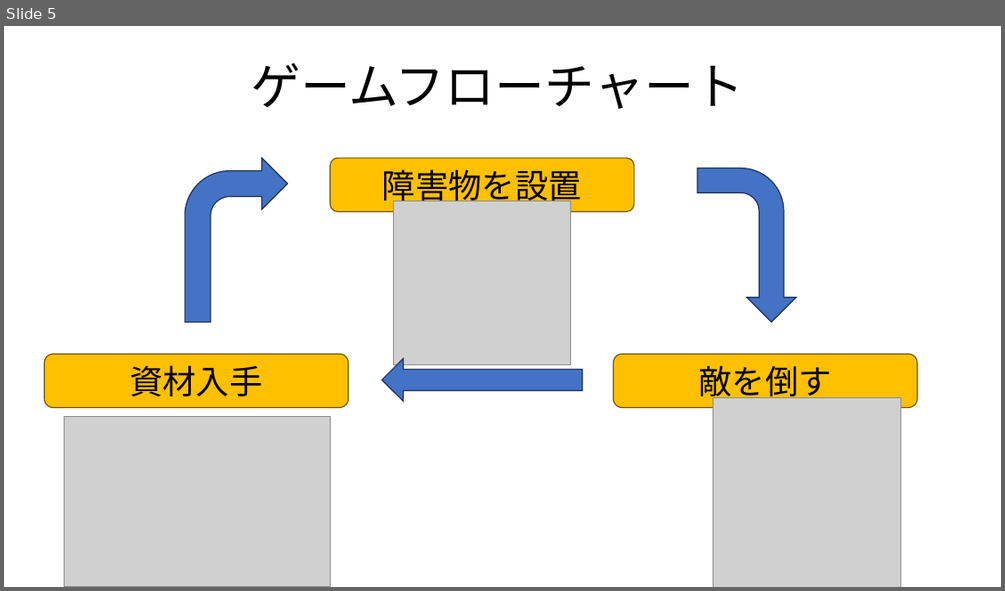
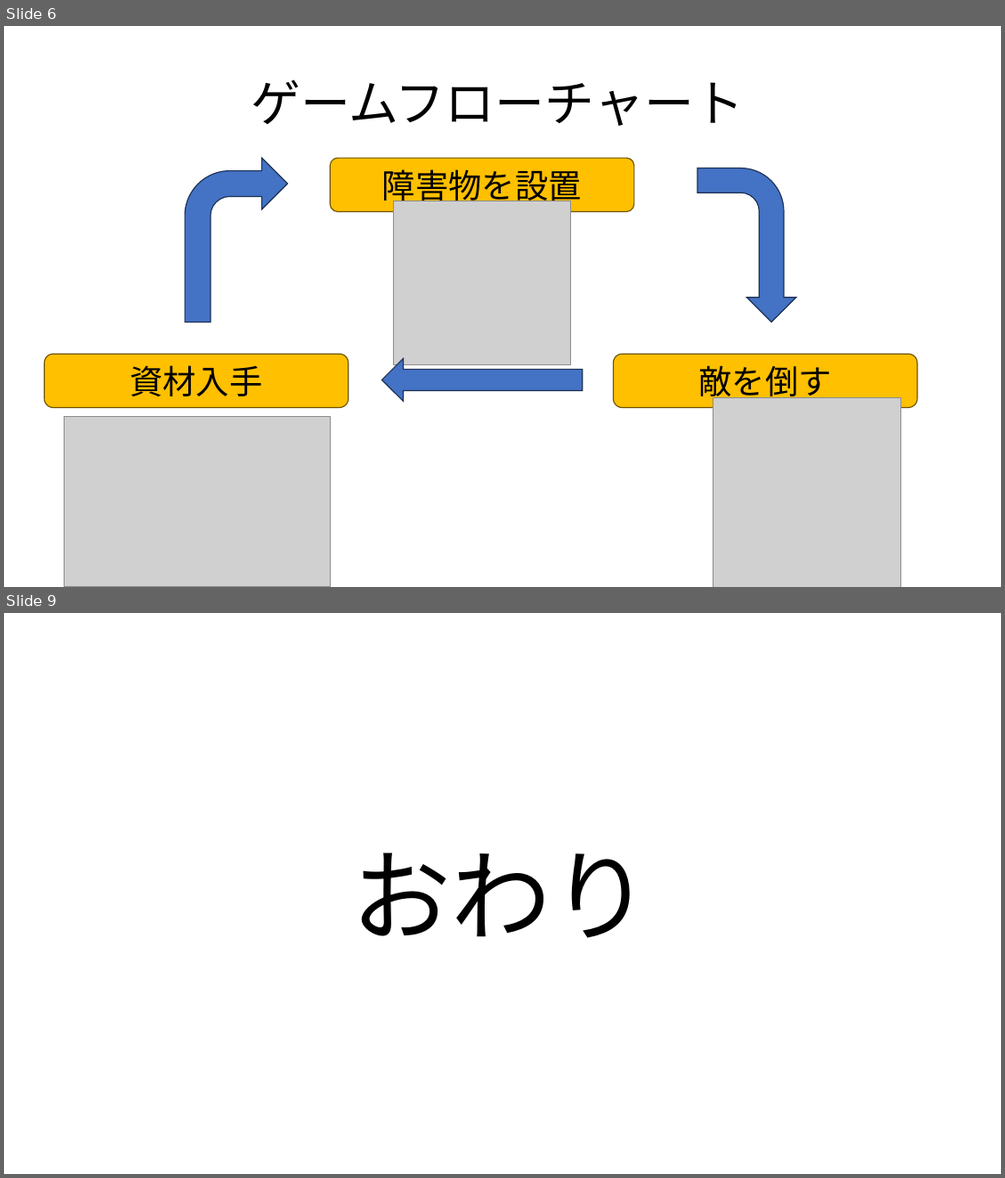
Before and after one commit to sayudesu/ToD, a slide deck: _Proposal/TowerOfDefense.pptx. Shown one above the other, each under a label of ours: slide 5 before the commit, slides 6 and 9 after it; the slides between them are not shown. The pictures are 1005x591 and 1005x1178 pixels, drawn with LibreOffice and Linux fonts; fonts in the diff are those of the drawing; grey boxes stand for pictures; background and template pictures are left out. Boxes give left, top, right and bottom in pixels: in the first picture for what was removed or moved away, otherwise in the second. Text is boxed around its words. In the diff, an @@ line names an element or a change of style, - is before the commit and + after.

```diff
--- a/_Proposal/TowerOfDefense.pptx
+++ b/_Proposal/TowerOfDefense.pptx
@@ slide 9 added at <box>4,613,1001,1174</box>, background picture (left out) @@
@@ text added at <box>351,852,650,938</box>, 96 pt, text #000000 @@
+おわり
@@ what was slide 5 is now slide 6 @@
@@ slide 6 changed as well @@
@@ text "ゲームフローチャート": place and size @@
-text "ゲームフローチャート" at <box>251,62,744,109</box>
+text "ゲームフローチャート" at <box>251,79,744,126</box>
```
Also in this commit, not shown: 4 other slides changed, 3 other slides added, 1 other file.
